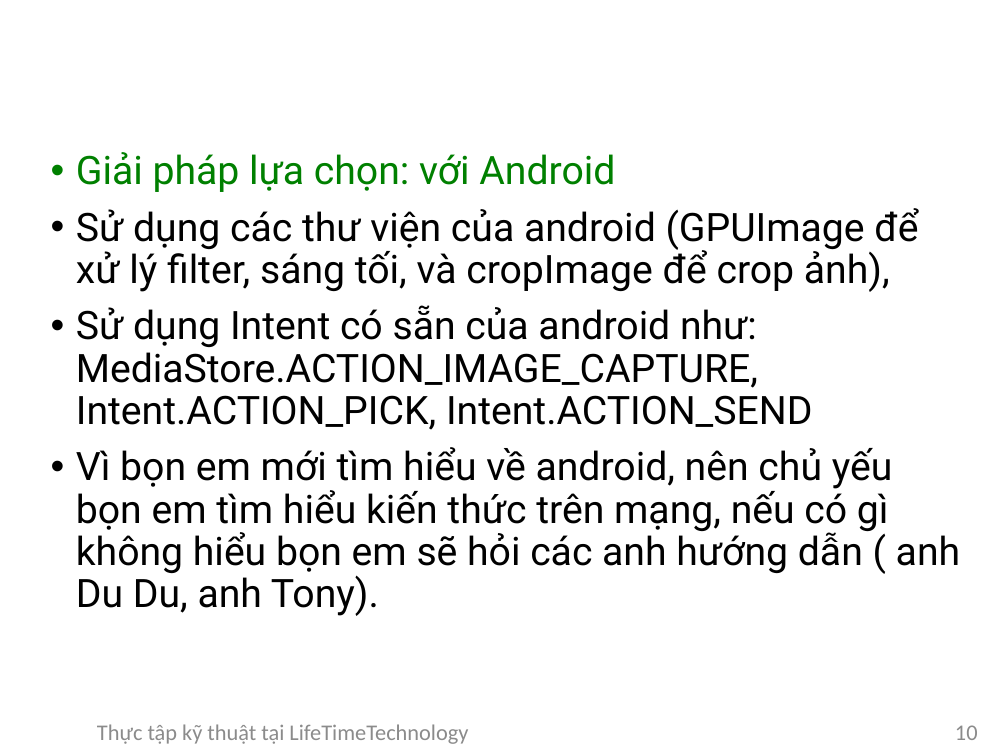
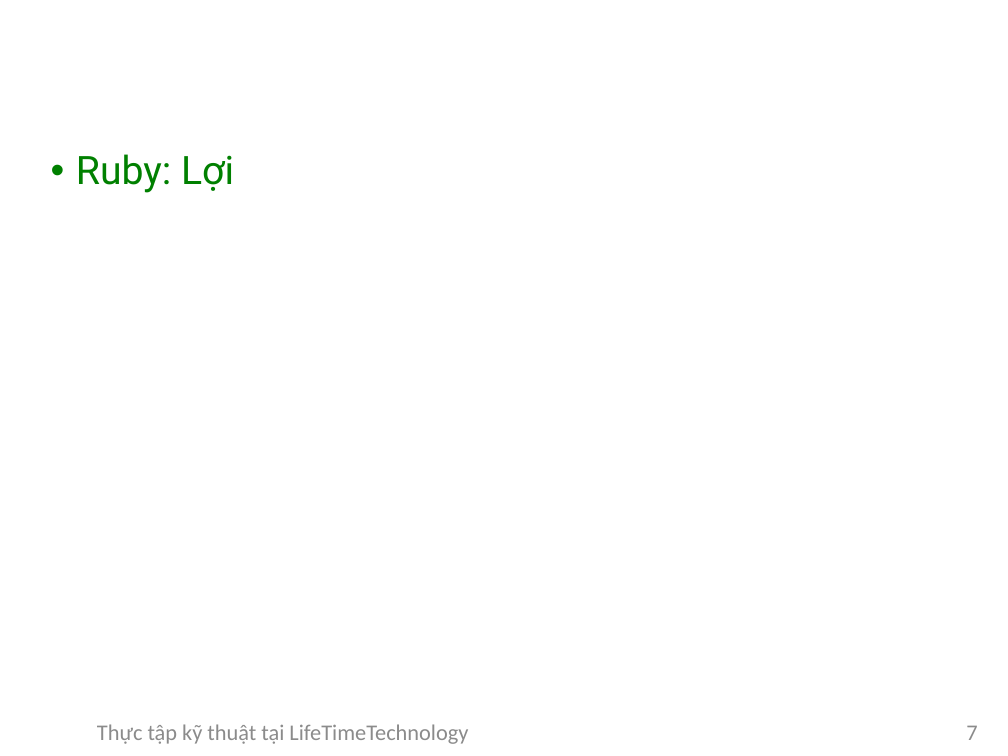
Before and after one commit to DaoVanDuong/baocaoThucTap, a slide deck: slide 7 of baocaoThucTap.pptx (slide 10 before the commit). Drawn at 1008x756 pixels with LibreOffice and Linux fonts; fonts in the diff are those of the drawing; background and template pictures are left out. Boxes give left, top, right and bottom in pixels: in the first picture for what was removed or moved away, otherwise in the second. Text is boxed around its words. In the diff, an @@ line names an element or a change of style, - is before the commit and + after.

```diff
--- a/baocaoThucTap.pptx
+++ b/baocaoThucTap.pptx
@@ text at box(76, 154, 234, 193): text changed; text colour #000000 to #008000 @@
-• Giải pháp lựa chọn: với Android
-• Sử dụng các thư viện của android (GPUImage để xử lý filter, sáng tối, và cropImage để crop ảnh),
-• Sử dụng Intent có sẵn của android như: MediaStore.ACTION_IMAGE_CAPTURE, Intent.ACTION_PICK, Intent.ACTION_SEND
-• Vì bọn em mới tìm hiểu về android, nên chủ yếu bọn em tìm hiểu kiến thức trên mạng, nếu có gì không hiểu bọn em sẽ hỏi các anh hướng dẫn ( anh Du Du, anh Tony).
+• Ruby: Lợi
@@ page number at box(966, 725, 977, 740): text changed @@
-10
+7
```
Also in this commit, not shown: 5 other slides changed, 1 slide added, 4 slides removed.
